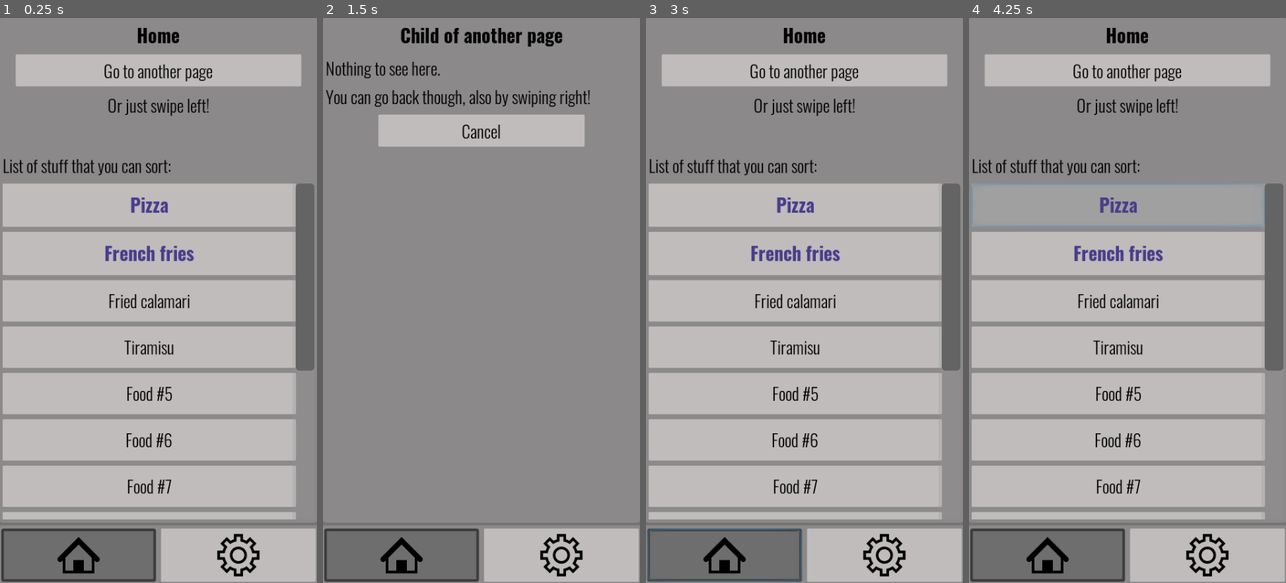
Above: before the commit, frames 1-4 (left to right).
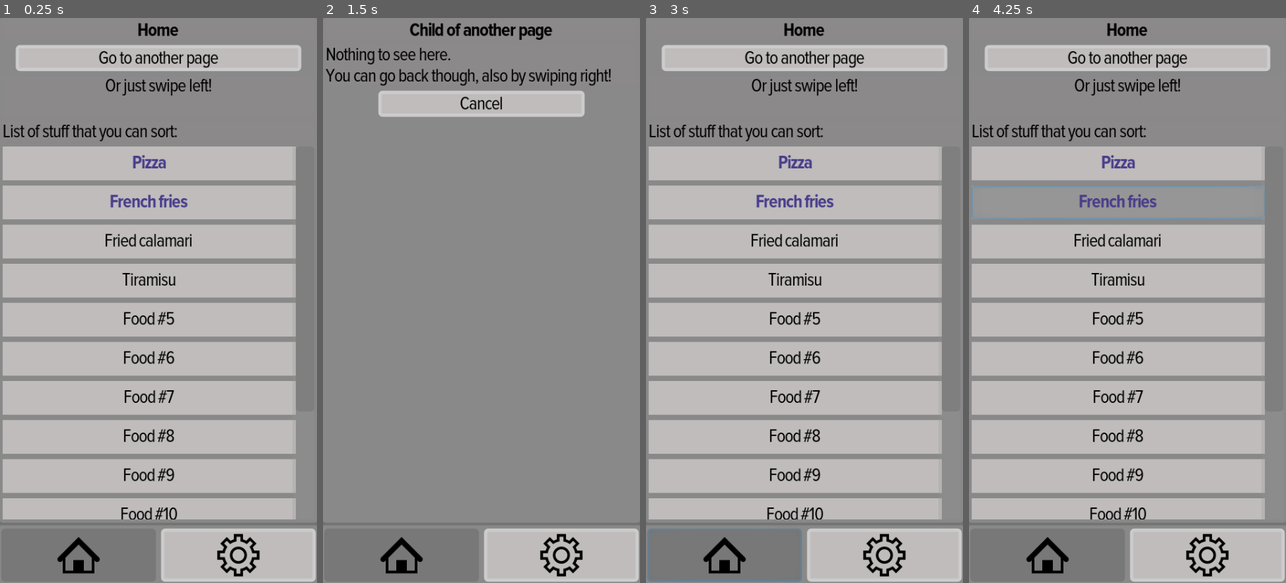
Above: after the commit, the same moments.

Repository: andrea-calligaris/mobile-app-template-for-godot
Game: Godot game, scene res://MainScene.tscn
Two runs of this game, one before a commit and one after it. Both use one fixed random seed, a clock stepped at 60 frames per second and the inputs below.
Inputs (mouse positions are in pixels of both pictures, inside the frame that each line leads up to):
- Up to frame 1 (0.25 s): no input
- Up to frame 2 (1.5 s): click "Go to another page" at 0.5 s; click "Go to another page" at 1.25 s
- Up to frame 3 (3 s): click (794, 204) at 2.02 s; click (725, 554) at 2.75 s
- Up to frame 4 (4.25 s): click (1117, 204) at 3.52 s

The runs differ from the first frame. In frame 1, 29% of the frame differs, in the area x 0-100%, y 0-100%; in frame 2, 9.5%; in frame 3, 29%; in frame 4, 28%.

Commit message:
Improve theme

Diff:
--- a/src/custom_classes/RichTextButton.tscn
+++ b/src/custom_classes/RichTextButton.tscn
@@ -1,7 +1,22 @@
-[gd_scene load_steps=3 format=2]
+[gd_scene load_steps=8 format=2]
 
 [ext_resource path="res://custom_classes/richtextbutton.gd" type="Script" id=1]
-[ext_resource path="res://fonts/font_default_bold.tres" type="DynamicFont" id=2]
+[ext_resource path="res://fonts/bold.tres" type="DynamicFont" id=2]
+
+[sub_resource type="StyleBoxFlat" id=1]
+bg_color = Color( 0.588235, 0.588235, 0.588235, 1 )
+
+[sub_resource type="StyleBoxFlat" id=2]
+bg_color = Color( 0.470588, 0.470588, 0.470588, 1 )
+
+[sub_resource type="StyleBoxFlat" id=3]
+bg_color = Color( 0.752941, 0.737255, 0.737255, 1 )
+
+[sub_resource type="StyleBoxFlat" id=4]
+bg_color = Color( 0.392157, 0.392157, 0.392157, 1 )
+
+[sub_resource type="StyleBoxFlat" id=5]
+bg_color = Color( 0.752941, 0.737255, 0.737255, 1 )
 
 [node name="RichTextButton" type="MarginContainer"]
 margin_right = 186.0
@@ -19,6 +34,11 @@
 mouse_filter = 1
 size_flags_horizontal = 3
 size_flags_vertical = 3
+custom_styles/hover = SubResource( 1 )
+custom_styles/pressed = SubResource( 2 )
+custom_styles/focus = SubResource( 3 )
+custom_styles/disabled = SubResource( 4 )
+custom_styles/normal = SubResource( 5 )
 clip_text = true
 __meta__ = {
 "_edit_use_anchors_": false
--- a/src/custom_classes/SpinBoxMobile.tscn
+++ b/src/custom_classes/SpinBoxMobile.tscn
@@ -18,19 +18,18 @@
 text = " - "
 
 [node name="le_Value" type="LineEdit" parent="."]
-margin_left = 84.0
-margin_right = 180.0
+margin_left = 88.0
+margin_right = 304.0
 margin_bottom = 80.0
 rect_min_size = Vector2( 0, 80 )
 theme = ExtResource( 1 )
-text = "---"
 align = 2
-max_length = 3
+max_length = 2
 selecting_enabled = false
 
 [node name="btn_Increase" type="Button" parent="."]
-margin_left = 184.0
-margin_right = 264.0
+margin_left = 312.0
+margin_right = 392.0
 margin_bottom = 80.0
 rect_min_size = Vector2( 80, 80 )
 text = " + "
--- /dev/null
+++ b/src/fonts/bold.tres
@@ -0,0 +1,8 @@
+[gd_resource type="DynamicFont" load_steps=2 format=2]
+
+[ext_resource path="res://fonts/Proxima Nova/ProximaNova-Condensed-Bold.otf" type="DynamicFontData" id=1]
+
+[resource]
+size = 28
+extra_spacing_char = -1
+font_data = ExtResource( 1 )
--- /dev/null
+++ b/src/fonts/default.tres
@@ -0,0 +1,8 @@
+[gd_resource type="DynamicFont" load_steps=2 format=2]
+
+[ext_resource path="res://fonts/Proxima Nova/ProximaNova-Condensed.otf" type="DynamicFontData" id=1]
+
+[resource]
+size = 28
+extra_spacing_char = -1
+font_data = ExtResource( 1 )
--- a/src/fonts/font_default.tres
+++ /dev/null
@@ -1,7 +0,0 @@
-[gd_resource type="DynamicFont" load_steps=2 format=2]
-
-[ext_resource path="res://fonts/Oswald/static/Oswald-Light.ttf" type="DynamicFontData" id=1]
-
-[resource]
-size = 26
-font_data = ExtResource( 1 )
--- a/src/fonts/font_default_bold.tres
+++ /dev/null
@@ -1,7 +0,0 @@
-[gd_resource type="DynamicFont" load_steps=2 format=2]
-
-[ext_resource path="res://fonts/Oswald/static/Oswald-Bold.ttf" type="DynamicFontData" id=1]
-
-[resource]
-size = 28
-font_data = ExtResource( 1 )
--- a/src/fonts/font_spinboxes.tres
+++ /dev/null
@@ -1,7 +0,0 @@
-[gd_resource type="DynamicFont" load_steps=2 format=2]
-
-[ext_resource path="res://fonts/Oswald/static/Oswald-Light.ttf" type="DynamicFontData" id=1]
-
-[resource]
-size = 38
-font_data = ExtResource( 1 )
--- /dev/null
+++ b/src/fonts/spinboxes.tres
@@ -0,0 +1,7 @@
+[gd_resource type="DynamicFont" load_steps=2 format=2]
+
+[ext_resource path="res://fonts/Inconsolata/Inconsolata-Regular.ttf" type="DynamicFontData" id=1]
+
+[resource]
+size = 35
+font_data = ExtResource( 1 )
--- a/src/pages/ChildPage.tscn
+++ b/src/pages/ChildPage.tscn
@@ -1,7 +1,7 @@
 [gd_scene load_steps=4 format=2]
 
 [ext_resource path="res://pages/child_page.gd" type="Script" id=1]
-[ext_resource path="res://fonts/font_default_bold.tres" type="DynamicFont" id=2]
+[ext_resource path="res://fonts/bold.tres" type="DynamicFont" id=2]
 [ext_resource path="res://scripts/scrollboxcontainer_supporting_mobile_drag_and_drop_and_scrolling.gd" type="Script" id=3]
 
 [node name="ChildPage" type="PanelContainer"]
--- a/src/pages/HomePage.tscn
+++ b/src/pages/HomePage.tscn
@@ -1,7 +1,7 @@
 [gd_scene load_steps=4 format=2]
 
 [ext_resource path="res://pages/home_page.gd" type="Script" id=1]
-[ext_resource path="res://fonts/font_default_bold.tres" type="DynamicFont" id=2]
+[ext_resource path="res://fonts/bold.tres" type="DynamicFont" id=2]
 [ext_resource path="res://scripts/scrollboxcontainer_supporting_mobile_drag_and_drop_and_scrolling.gd" type="Script" id=3]
 
 [node name="HomePage" type="PanelContainer"]
--- a/src/pages/SettingsPage.tscn
+++ b/src/pages/SettingsPage.tscn
@@ -1,7 +1,7 @@
 [gd_scene load_steps=4 format=2]
 
 [ext_resource path="res://pages/settings_page.gd" type="Script" id=1]
-[ext_resource path="res://fonts/font_default_bold.tres" type="DynamicFont" id=2]
+[ext_resource path="res://fonts/bold.tres" type="DynamicFont" id=2]
 [ext_resource path="res://custom_classes/SpinBoxMobile.tscn" type="PackedScene" id=3]
 
 [node name="SomeOtherPage" type="PanelContainer"]
@@ -20,51 +20,45 @@
 
 [node name="lbl_PageTitle" type="Label" parent="VBoxContainer"]
 margin_right = 476.0
-margin_bottom = 43.0
+margin_bottom = 29.0
 size_flags_horizontal = 3
 custom_fonts/font = ExtResource( 2 )
 text = "Settings"
 align = 1
 
 [node name="ContainerSettings" type="VBoxContainer" parent="VBoxContainer"]
-margin_top = 51.0
+margin_top = 37.0
 margin_right = 476.0
-margin_bottom = 342.0
+margin_bottom = 322.0
 
-[node name="GridContainer" type="GridContainer" parent="VBoxContainer/ContainerSettings"]
+[node name="Label" type="Label" parent="VBoxContainer/ContainerSettings"]
 margin_right = 476.0
-margin_bottom = 83.0
-columns = 2
+margin_bottom = 29.0
+text = "Number of people you hate: "
+align = 1
 
-[node name="Label" type="Label" parent="VBoxContainer/ContainerSettings/GridContainer"]
-margin_right = 155.0
-margin_bottom = 83.0
-text = "Number of people
-you hate: "
-
-[node name="CenterContainer" type="CenterContainer" parent="VBoxContainer/ContainerSettings/GridContainer"]
-margin_left = 163.0
+[node name="CenterContainer" type="CenterContainer" parent="VBoxContainer/ContainerSettings"]
+margin_top = 37.0
 margin_right = 476.0
-margin_bottom = 83.0
+margin_bottom = 117.0
 size_flags_horizontal = 3
 
-[node name="SpinBoxMobile" parent="VBoxContainer/ContainerSettings/GridContainer/CenterContainer" instance=ExtResource( 3 )]
-margin_left = 20.0
-margin_top = 1.0
-margin_right = 292.0
-margin_bottom = 81.0
+[node name="SpinBoxMobile" parent="VBoxContainer/ContainerSettings/CenterContainer" instance=ExtResource( 3 )]
+margin_left = 42.0
+margin_right = 434.0
+margin_bottom = 80.0
 value = 0
 max_value = 10
 
 [node name="lbl_Space" type="Label" parent="VBoxContainer/ContainerSettings"]
-margin_top = 91.0
+margin_top = 125.0
 margin_right = 476.0
-margin_bottom = 131.0
+margin_bottom = 154.0
 
 [node name="MarginContainer" type="MarginContainer" parent="VBoxContainer/ContainerSettings"]
-margin_top = 139.0
+margin_top = 162.0
 margin_right = 476.0
-margin_bottom = 291.0
+margin_bottom = 285.0
 custom_constants/margin_right = 50
 custom_constants/margin_left = 50
 __meta__ = {
@@ -74,32 +68,32 @@
 [node name="VBoxContainer" type="VBoxContainer" parent="VBoxContainer/ContainerSettings/MarginContainer"]
 margin_left = 50.0
 margin_right = 426.0
-margin_bottom = 152.0
+margin_bottom = 123.0
 
 [node name="btn_DelicateAction" type="Button" parent="VBoxContainer/ContainerSettings/MarginContainer/VBoxContainer"]
 margin_right = 376.0
-margin_bottom = 48.0
+margin_bottom = 39.0
 text = "Some delicate action"
 __meta__ = {
 "_edit_use_anchors_": false
 }
 
 [node name="lbl_Space" type="Label" parent="VBoxContainer/ContainerSettings/MarginContainer/VBoxContainer"]
-margin_top = 56.0
+margin_top = 47.0
 margin_right = 376.0
-margin_bottom = 96.0
+margin_bottom = 76.0
 __meta__ = {
 "_edit_use_anchors_": false
 }
 
 [node name="btn_Credits" type="Button" parent="VBoxContainer/ContainerSettings/MarginContainer/VBoxContainer"]
-margin_top = 104.0
+margin_top = 84.0
 margin_right = 376.0
-margin_bottom = 152.0
+margin_bottom = 123.0
 text = "Credits"
 
 [node name="ContainerCredits" type="VBoxContainer" parent="VBoxContainer"]
-margin_top = 350.0
+margin_top = 330.0
 margin_right = 476.0
 margin_bottom = 849.0
 size_flags_horizontal = 3
@@ -107,14 +101,14 @@
 
 [node name="ScrollContainer" type="ScrollContainer" parent="VBoxContainer/ContainerCredits"]
 margin_right = 476.0
-margin_bottom = 499.0
+margin_bottom = 519.0
 size_flags_horizontal = 3
 size_flags_vertical = 3
 follow_focus = true
 
 [node name="rtl_Credits" type="RichTextLabel" parent="VBoxContainer/ContainerCredits/ScrollContainer"]
 margin_right = 476.0
-margin_bottom = 499.0
+margin_bottom = 519.0
 mouse_filter = 1
 size_flags_horizontal = 3
 size_flags_vertical = 3
--- a/src/pages/settings_page.gd
+++ b/src/pages/settings_page.gd
@@ -11,9 +11,8 @@
 const SCENE_PATH_SETTINGS_PAGE = "res://pages/SettingsPage.tscn"
 const CREDITS_BBCODE =\
 """[color=black][b]Font[/b]
-Oswald Variable Font
-([url]https://github.com/googlefonts/OswaldFont[/url])
-Licensed under the [url=http://scripts.sil.org/OFL]SIL Open Font License, Version 1.1[/url].
+Inconsolata, under SIL Open Font License, Version 1.1.
+Proxima Nova Condensed, free for personal and commercial use.
 
 [b]App's icon[/b]
 Made by Andrea Calligaris in 2021
--- a/src/project.godot
+++ b/src/project.godot
@@ -42,7 +42,7 @@
 
 theme/use_hidpi=true
 theme/custom="res://themes/theme.tres"
-theme/custom_font="res://fonts/font_default.tres"
+theme/custom_font="res://fonts/default.tres"
 
 [input_devices]
 
--- a/src/scripts/app_manager.gd
+++ b/src/scripts/app_manager.gd
@@ -64,6 +64,8 @@
 func show_confirmation_dialog(caller: Control, title: String, text: String,
 		method_accept: String):
 	var dialog = ConfirmationDialog.new()
+	dialog.theme = preload("res://themes/theme.tres")
+	dialog.get_close_button().queue_free()
 	dialog.dialog_autowrap = true
 	dialog.grow_vertical = Control.GROW_DIRECTION_BEGIN
 	dialog.dialog_text = text
--- /dev/null
+++ b/src/themes/stylebox_button_with_border.tres
@@ -0,0 +1,12 @@
+[gd_resource type="StyleBoxFlat" format=2]
+
+[resource]
+bg_color = Color( 0.752941, 0.737255, 0.737255, 1 )
+border_width_left = 5
+border_width_top = 5
+border_width_right = 5
+border_width_bottom = 5
+corner_radius_top_left = 6
+corner_radius_top_right = 6
+corner_radius_bottom_right = 6
+corner_radius_bottom_left = 6
--- /dev/null
+++ b/src/themes/stylebox_window_dialog.tres
@@ -0,0 +1,10 @@
+[gd_resource type="StyleBoxFlat" format=2]
+
+[resource]
+bg_color = Color( 0.392157, 0.392157, 0.392157, 1 )
+border_color = Color( 0.313726, 0.313726, 0.313726, 1 )
+corner_radius_top_left = 6
+corner_radius_top_right = 6
+corner_radius_bottom_right = 6
+corner_radius_bottom_left = 6
+expand_margin_top = 36.0
--- a/src/themes/theme.tres
+++ b/src/themes/theme.tres
@@ -1,69 +1,51 @@
-[gd_resource type="Theme" load_steps=15 format=2]
-
-[ext_resource path="res://fonts/font_default.tres" type="DynamicFont" id=1]
+[gd_resource type="Theme" load_steps=16 format=2]
+
+[ext_resource path="res://fonts/default.tres" type="DynamicFont" id=1]
+[ext_resource path="res://themes/stylebox_button_with_border.tres" type="StyleBox" id=2]
+[ext_resource path="res://themes/stylebox_window_dialog.tres" type="StyleBox" id=3]
+[ext_resource path="res://fonts/bold.tres" type="DynamicFont" id=4]
 
 [sub_resource type="StyleBoxFlat" id=1]
-bg_color = Color( 0.533333, 0.533333, 0.533333, 1 )
+bg_color = Color( 0.392157, 0.392157, 0.392157, 1 )
 
 [sub_resource type="StyleBoxFlat" id=2]
-bg_color = Color( 0.627451, 0.627451, 0.627451, 1 )
-corner_radius_top_left = 2
-corner_radius_top_right = 2
-corner_radius_bottom_right = 2
-corner_radius_bottom_left = 2
+bg_color = Color( 0.54902, 0.54902, 0.54902, 1 )
+border_width_left = 5
+border_width_top = 5
+border_width_right = 5
+border_width_bottom = 5
+corner_radius_top_left = 6
+corner_radius_top_right = 6
+corner_radius_bottom_right = 6
+corner_radius_bottom_left = 6
 
 [sub_resource type="StyleBoxFlat" id=3]
-content_margin_left = 4.0
-content_margin_right = 4.0
-content_margin_top = 4.0
-content_margin_bottom = 4.0
-bg_color = Color( 0.752941, 0.737255, 0.737255, 1 )
-corner_radius_top_left = 2
-corner_radius_top_right = 2
-corner_radius_bottom_right = 2
-corner_radius_bottom_left = 2
+bg_color = Color( 0.470588, 0.470588, 0.470588, 1 )
+border_width_left = 5
+border_width_top = 5
+border_width_right = 5
+border_width_bottom = 5
+border_color = Color( 0.470588, 0.470588, 0.470588, 1 )
+corner_radius_top_left = 6
+corner_radius_top_right = 6
+corner_radius_bottom_right = 6
+corner_radius_bottom_left = 6
 
 [sub_resource type="StyleBoxFlat" id=4]
-bg_color = Color( 0.431373, 0.431373, 0.431373, 1 )
-border_width_left = 4
-border_width_top = 4
-border_width_right = 4
-border_width_bottom = 4
-border_color = Color( 0.235294, 0.235294, 0.235294, 1 )
-corner_radius_top_left = 3
-corner_radius_top_right = 3
-corner_radius_bottom_right = 3
-corner_radius_bottom_left = 3
+bg_color = Color( 0.545098, 0.537255, 0.537255, 1 )
 
 [sub_resource type="StyleBoxFlat" id=5]
-bg_color = Color( 0.545098, 0.537255, 0.537255, 1 )
+bg_color = Color( 1, 1, 1, 1 )
 
 [sub_resource type="StyleBoxFlat" id=6]
-bg_color = Color( 1, 1, 1, 1 )
+bg_color = Color( 0.470588, 0.470588, 0.470588, 1 )
 
 [sub_resource type="StyleBoxFlat" id=7]
-bg_color = Color( 0.470588, 0.470588, 0.470588, 1 )
-
-[sub_resource type="StyleBoxFlat" id=8]
-bg_color = Color( 0.372549, 0.372549, 0.372549, 1 )
-corner_radius_top_left = 2
-corner_radius_top_right = 2
-corner_radius_bottom_right = 2
-corner_radius_bottom_left = 2
-
-[sub_resource type="StyleBoxFlat" id=9]
-bg_color = Color( 0.333333, 0.333333, 0.333333, 1 )
-corner_radius_top_left = 2
-corner_radius_top_right = 2
-corner_radius_bottom_right = 2
-corner_radius_bottom_left = 2
-
-[sub_resource type="StyleBoxFlat" id=10]
 content_margin_left = 2.0
 content_margin_right = 2.0
 content_margin_top = 2.0
 content_margin_bottom = 2.0
-bg_color = Color( 0.545098, 0.537255, 0.537255, 1 )
+bg_color = Color( 0.537255, 0.537255, 0.537255, 1 )
 border_width_left = 2
 border_width_top = 2
 border_width_right = 2
@@ -79,25 +61,32 @@
 expand_margin_bottom = 4.0
 anti_aliasing_size = 3
 
-[sub_resource type="StyleBoxFlat" id=11]
+[sub_resource type="StyleBoxFlat" id=8]
+bg_color = Color( 0.627451, 0.627451, 0.627451, 1 )
+corner_radius_top_left = 2
+corner_radius_top_right = 2
+corner_radius_bottom_right = 2
+corner_radius_bottom_left = 2
+
+[sub_resource type="StyleBoxFlat" id=9]
 content_margin_top = 20.0
 content_margin_bottom = 20.0
-bg_color = Color( 0.392157, 0.392157, 0.392157, 1 )
+bg_color = Color( 0.392157, 0.392157, 0.392157, 0.313726 )
 corner_radius_top_left = 6
 corner_radius_top_right = 6
 corner_radius_bottom_right = 6
 corner_radius_bottom_left = 6
 
-[sub_resource type="StyleBoxFlat" id=12]
+[sub_resource type="StyleBoxFlat" id=10]
 content_margin_top = 20.0
 content_margin_bottom = 20.0
-bg_color = Color( 0.796078, 0.796078, 0.796078, 1 )
+bg_color = Color( 0.796078, 0.796078, 0.796078, 0.313726 )
 corner_radius_top_left = 8
 corner_radius_top_right = 8
 corner_radius_bottom_right = 8
 corner_radius_bottom_left = 8
 
-[sub_resource type="StyleBoxFlat" id=13]
+[sub_resource type="StyleBoxFlat" id=11]
 content_margin_left = 14.0
 content_margin_right = 14.0
 bg_color = Color( 0.588235, 0.588235, 0.588235, 0.266667 )
@@ -106,7 +95,7 @@
 [resource]
 default_font = ExtResource( 1 )
 Button/colors/font_color = Color( 0, 0, 0, 1 )
-Button/colors/font_color_disabled = Color( 0.392157, 0.392157, 0.392157, 1 )
+Button/colors/font_color_disabled = Color( 0, 0, 0, 1 )
 Button/colors/font_color_hover = Color( 0, 0, 0, 1 )
 Button/colors/font_color_pressed = Color( 0, 0, 0, 1 )
 Button/constants/hseparation = 2
@@ -114,8 +103,10 @@
 Button/styles/disabled = SubResource( 1 )
 Button/styles/focus = null
 Button/styles/hover = SubResource( 2 )
-Button/styles/normal = SubResource( 3 )
-Button/styles/pressed = SubResource( 4 )
+Button/styles/normal = ExtResource( 2 )
+Button/styles/pressed = SubResource( 3 )
+Dialogs/constants/button_margin = 50
+Dialogs/constants/margin = 8
 Label/colors/font_color = Color( 0, 0, 0, 1 )
 Label/colors/font_color_shadow = Color( 0, 0, 0, 0 )
 Label/colors/font_outline_modulate = Color( 1, 1, 1, 1 )
@@ -146,12 +137,12 @@
 OptionButton/constants/hseparation = 2
 OptionButton/fonts/font = null
 OptionButton/icons/arrow = null
-OptionButton/styles/disabled = SubResource( 8 )
-OptionButton/styles/focus = SubResource( 9 )
+OptionButton/styles/disabled = SubResource( 1 )
+OptionButton/styles/focus = null
 OptionButton/styles/hover = SubResource( 2 )
-OptionButton/styles/normal = SubResource( 3 )
+OptionButton/styles/normal = null
 OptionButton/styles/pressed = SubResource( 3 )
-PanelContainer/styles/panel = SubResource( 10 )
+PanelContainer/styles/panel = SubResource( 7 )
 PopupMenu/colors/font_color = Color( 0.88, 0.88, 0.88, 1 )
 PopupMenu/colors/font_color_accel = Color( 0.7, 0.7, 0.7, 0.8 )
 PopupMenu/colors/font_color_disabled = Color( 0.4, 0.4, 0.4, 0.8 )
@@ -165,11 +156,11 @@
 PopupMenu/icons/radio_unchecked = null
 PopupMenu/icons/submenu = null
 PopupMenu/icons/unchecked = null
-PopupMenu/styles/hover = SubResource( 2 )
+PopupMenu/styles/hover = SubResource( 8 )
 PopupMenu/styles/labeled_separator_left = null
 PopupMenu/styles/labeled_separator_right = null
-PopupMenu/styles/panel = SubResource( 10 )
-PopupMenu/styles/panel_disabled = SubResource( 10 )
+PopupMenu/styles/panel = SubResource( 7 )
+PopupMenu/styles/panel_disabled = SubResource( 7 )
 PopupMenu/styles/separator = null
 TextEdit/colors/background_color = Color( 0, 0, 0, 0 )
 TextEdit/colors/bookmark_color = Color( 0.08, 0.49, 0.98, 1 )
@@ -208,23 +199,23 @@
 TextEdit/icons/tab = null
 TextEdit/styles/completion = null
 TextEdit/styles/focus = null
-TextEdit/styles/normal = SubResource( 6 )
-TextEdit/styles/read_only = SubResource( 7 )
+TextEdit/styles/normal = SubResource( 5 )
+TextEdit/styles/read_only = SubResource( 6 )
 VScrollBar/icons/decrement = null
 VScrollBar/icons/decrement_highlight = null
 VScrollBar/icons/increment = null
 VScrollBar/icons/increment_highlight = null
-VScrollBar/styles/grabber = SubResource( 11 )
-VScrollBar/styles/grabber_highlight = SubResource( 12 )
-VScrollBar/styles/grabber_pressed = SubResource( 11 )
-VScrollBar/styles/scroll = SubResource( 13 )
-VScrollBar/styles/scroll_focus = SubResource( 13 )
+VScrollBar/styles/grabber = SubResource( 9 )
+VScrollBar/styles/grabber_highlight = SubResource( 10 )
+VScrollBar/styles/grabber_pressed = SubResource( 9 )
+VScrollBar/styles/scroll = SubResource( 11 )
+VScrollBar/styles/scroll_focus = SubResource( 11 )
 WindowDialog/colors/title_color = Color( 0, 0, 0, 1 )
 WindowDialog/constants/close_h_ofs = 18
 WindowDialog/constants/close_v_ofs = 18
 WindowDialog/constants/scaleborder_size = 4
-WindowDialog/constants/title_height = 20
-WindowDialog/fonts/title_font = null
+WindowDialog/constants/title_height = 36
+WindowDialog/fonts/title_font = ExtResource( 4 )
 WindowDialog/icons/close = null
 WindowDialog/icons/close_highlight = null
-WindowDialog/styles/panel = null
+WindowDialog/styles/panel = ExtResource( 3 )
--- a/src/themes/theme_spinboxes.tres
+++ b/src/themes/theme_spinboxes.tres
@@ -1,6 +1,6 @@
 [gd_resource type="Theme" load_steps=2 format=2]
 
-[ext_resource path="res://fonts/font_spinboxes.tres" type="DynamicFont" id=1]
+[ext_resource path="res://fonts/spinboxes.tres" type="DynamicFont" id=1]
 
 [resource]
 default_font = ExtResource( 1 )
Binary file added: src/fonts/Inconsolata/Inconsolata-Bold.ttf
Binary file added: src/fonts/Inconsolata/Inconsolata-Regular.ttf
Not shown, changed: src/fonts/Inconsolata/OFL.txt
Not shown, added: src/fonts/Inconsolata/README.txt
Not shown, removed: src/fonts/Oswald/README.txt
Binary file removed: src/fonts/Oswald/static/Oswald-Bold.ttf
Binary file removed: src/fonts/Oswald/static/Oswald-Light.ttf
Binary file added: src/fonts/Proxima Nova/ProximaNova-Condensed-Bold.otf
Binary file added: src/fonts/Proxima Nova/ProximaNova-Condensed.otf
Not shown: 2 places in src/themes/theme.tres that only renumber resources
